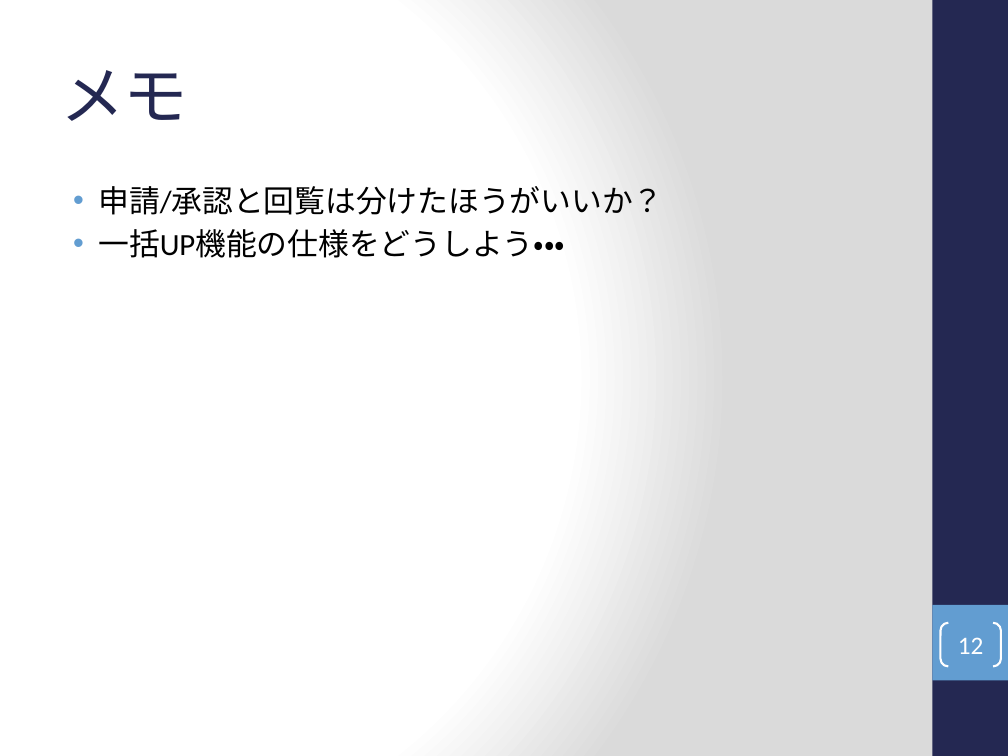
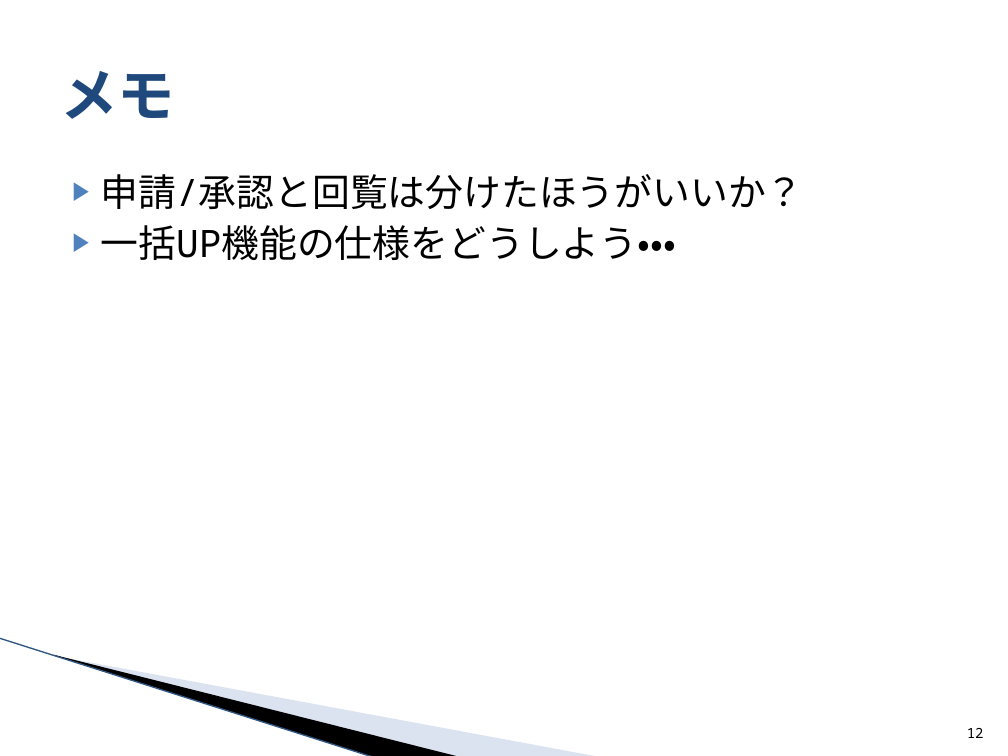
Before and after one commit to around7days/AppFreeMemo, a slide deck: slide 12 of 月報システム化提案.pptx. Drawn at 1008x756 pixels with LibreOffice and Linux fonts; fonts in the diff are those of the drawing; background and template pictures are left out. Boxes give left, top, right and bottom in pixels: in the first picture for what was removed or moved away, otherwise in the second. Text is boxed around its words. In the diff, an @@ line names an element or a change of style, - is before the commit and + after.

```diff
--- a/月報システム化提案.pptx
+++ b/月報システム化提案.pptx
@@ background gradient #FFFFFF to #DADADA to #FFFFFF @@
@@ rectangle removed at bbox=[932, 0, 1008, 756] @@
@@ title "メモ" at bbox=[60, 71, 175, 119]: size 46 to 41 pt, font Cambria to Noto Sans Mono, text colour #242852 to #1F497D, letter spacing -1 to 0 pt, bold on @@
@@ text "申請/承認と回覧は分けたほうがいいか？": place and size @@
-text "申請/承認と回覧は分けたほうがいいか？" at bbox=[98, 186, 663, 258]
+text "申請/承認と回覧は分けたほうがいいか？" at bbox=[101, 174, 804, 260]
@@ text "申請/承認と回覧は分けたほうがいいか？" at bbox=[101, 174, 804, 260]: size 22 to 27 pt, font Calibri to Noto Sans Mono; bullet • to ▶; bullet colour #629DD1 to #4F81BD @@
@@ rectangle removed at bbox=[932, 605, 1008, 680] @@
@@ line added from (0, 638) to (374, 756), #9EB3D6 0.95 pt @@
@@ freeform shape added at bbox=[53, 654, 461, 756], fill #000000 @@
@@ freeform shape added at bbox=[55, 655, 600, 756], fill #A7B9DB at 40% opacity @@
@@ page number: place and size @@
-page number at bbox=[940, 623, 1001, 666]
+page number at bbox=[967, 728, 984, 738]
@@ page number at bbox=[967, 728, 984, 738]: size 18 to 10 pt, font Calibri to Noto Sans Mono, text colour #FFFFFF to #000000; alignment centre to right; vertical alignment middle to bottom; outline #FFFFFF 1.5 pt to none @@
```
Also in this commit, not shown: 12 other slides changed, 2 other files.
